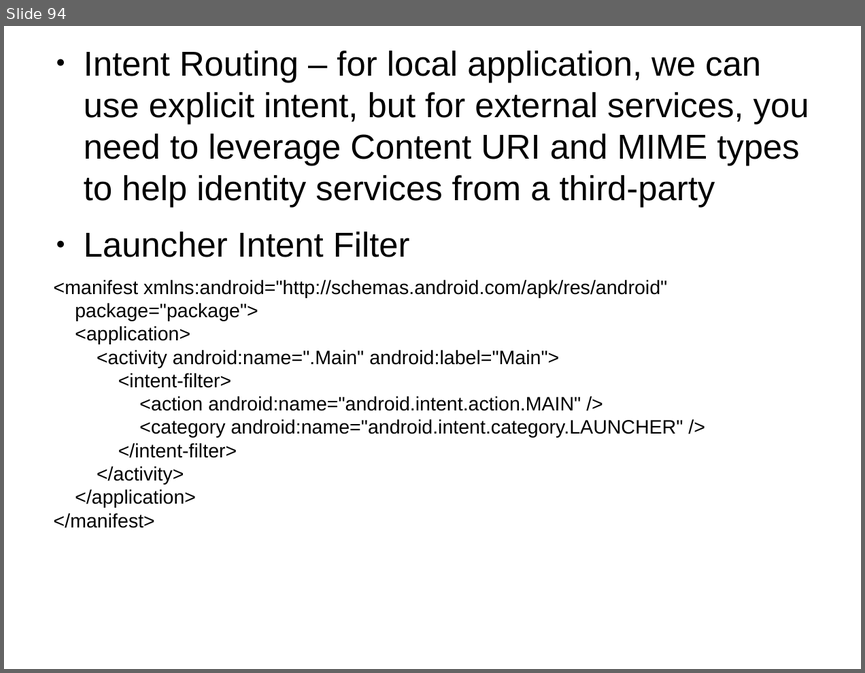
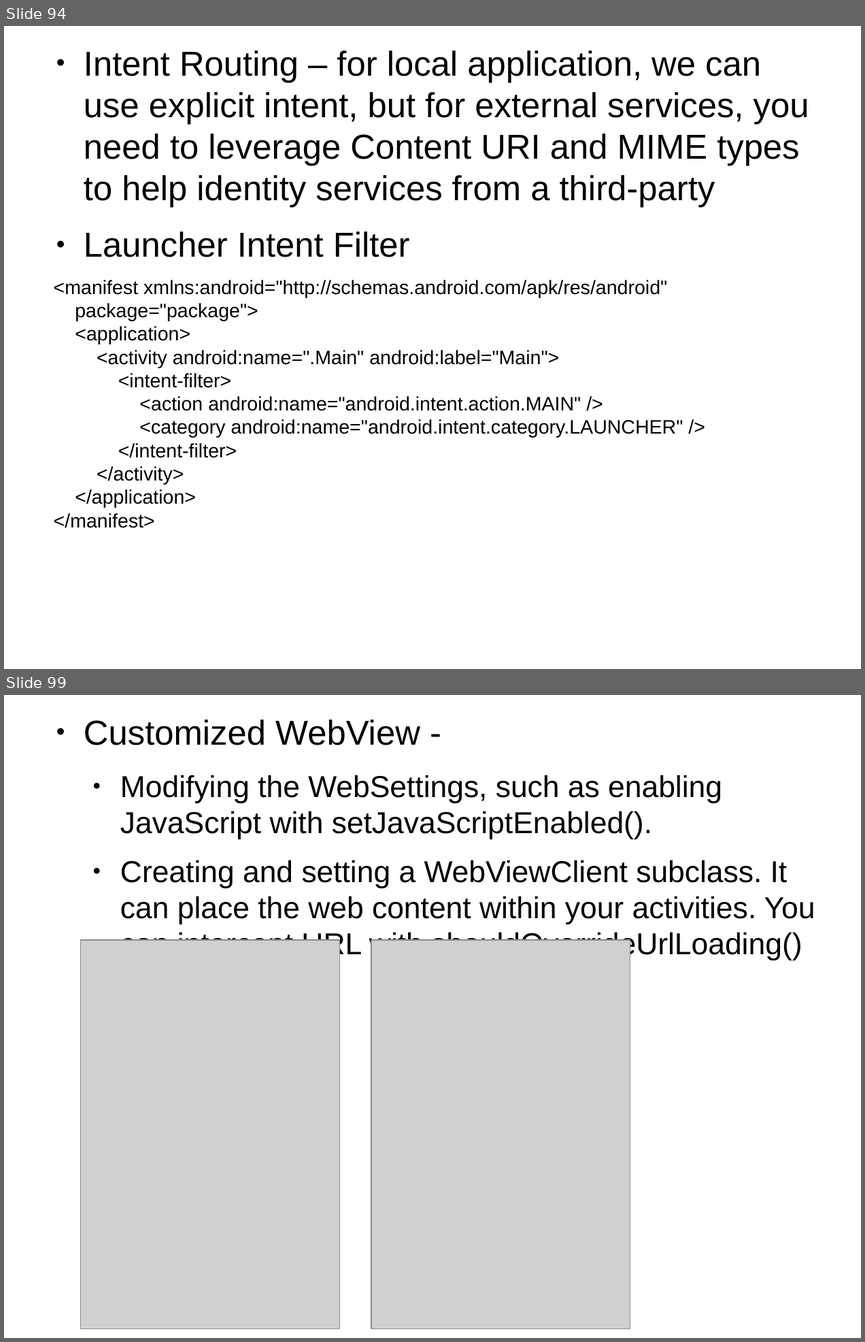
Before and after one commit to thegreatdao/testa, a slide deck: assets/android.odp. Shown one above the other, each under a label of ours: slide 94 before the commit, slides 94 and 99 after it; the slides between them are not shown. The pictures are 865x673 and 865x1342 pixels, drawn with LibreOffice and Linux fonts; fonts in the diff are those of the drawing; grey boxes stand for pictures. Boxes give left, top, right and bottom in pixels: in the first picture for what was removed or moved away, otherwise in the second. Text is boxed around its words. In the diff, an @@ line names an element or a change of style, - is before the commit and + after.

```diff
--- a/assets/android.odp
+++ b/assets/android.odp
@@ slide 99 added at (4, 695, 861, 1338), background #FFFFFF @@
@@ text added at (84, 719, 815, 961), 28 pt, text #000000 @@
+● Customized WebView -
+  ● Modifying the WebSettings, such as enabling JavaScript with setJavaScriptEnabled().
+  ● Creating and setting a WebViewClient subclass. It can place the web content within your activities. You can intercept URL with shouldOverrideUrlLoading()
@@ picture added at (80, 940, 339, 1329) @@
@@ picture added at (371, 940, 630, 1329) @@
```
Also in this commit, not shown: 1 slide changed, 3 other slides added, 8 other files.
